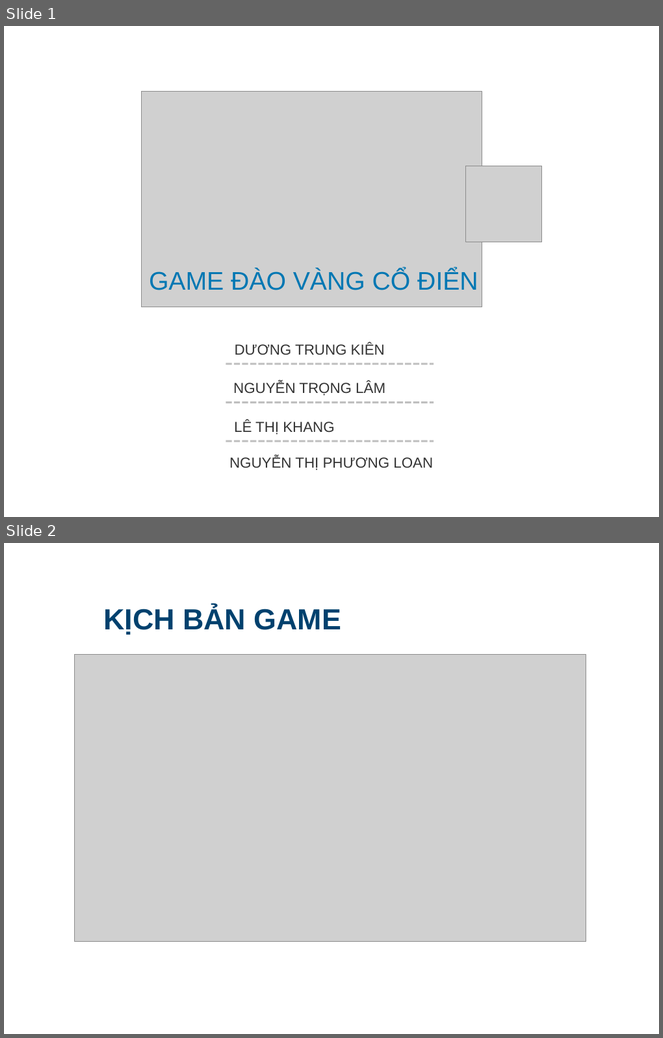
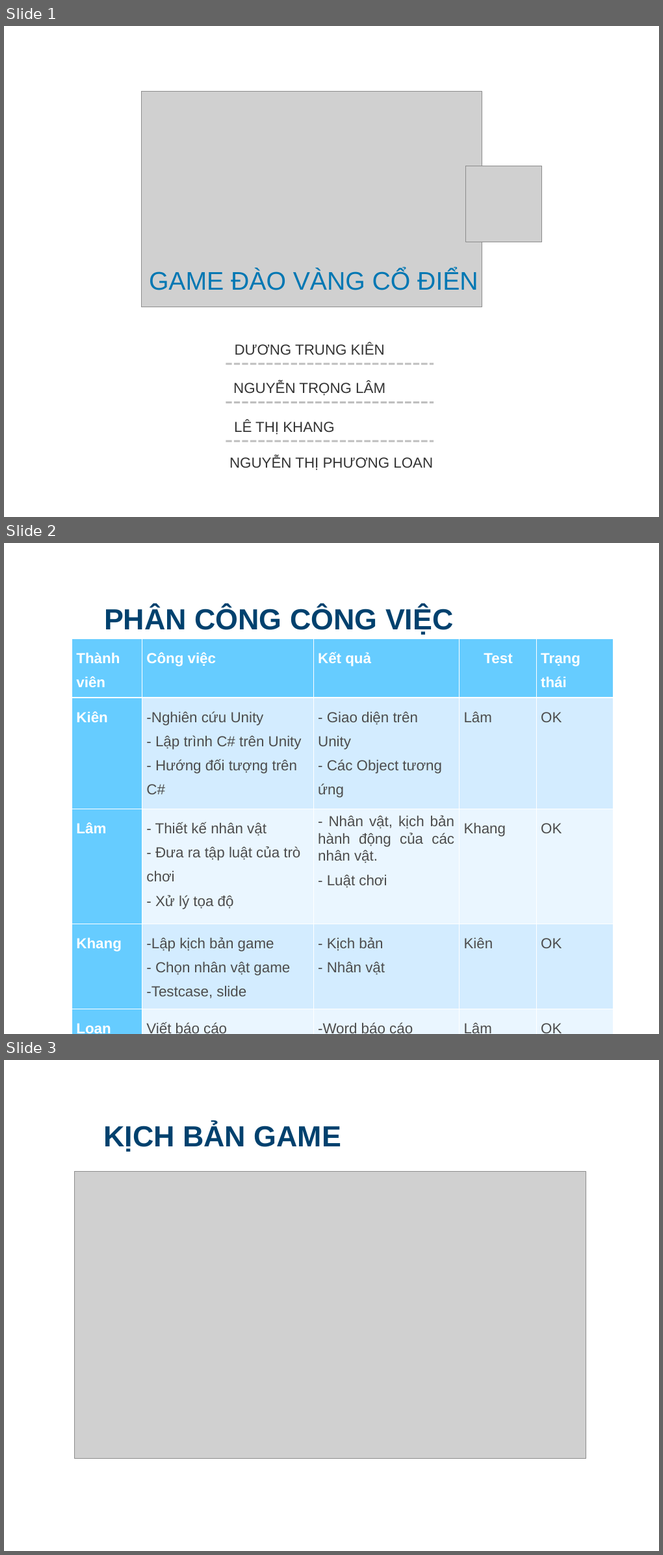
Before and after one commit to gamedaovang/daovang, a slide deck: Slide Báo cáo.ppt. Shown one above the other, each under a label of ours: slides 1 and 2 before the commit, slides 1, 2 and 3 after it. The pictures are 663x1038 and 663x1555 pixels, drawn with LibreOffice and Linux fonts; fonts in the diff are those of the drawing; grey boxes stand for pictures; background and template pictures are left out. Boxes give left, top, right and bottom in pixels: in the first picture for what was removed or moved away, otherwise in the second. Text is boxed around its words. In the diff, an @@ line names an element or a change of style, - is before the commit and + after.

Commit message:
update slide

```diff
--- a/Slide Báo cáo.ppt
+++ b/Slide Báo cáo.ppt
@@ slide 2 added at (4,543,659,1034), background picture (left out) @@
@@ text added at (104,607,454,635), 32 pt, text #00416E, bold @@
+PHÂN CÔNG CÔNG VIỆC
@@ table added at (72,639,614,1034), 5 rows, 5 columns @@
+Thành viên | Công việc | Kết quả | Test | Trạng thái
+Kiên | -Nghiên cứu Unity / - Lập trình C# trên Unity / - Hướng đối tượng trên C# | - Giao diện trên Unity / - Các Object tương ứng | Lâm | OK
+Lâm | - Thiết kế nhân vật / - Đưa ra tập luật của trò chơi / - Xử lý tọa độ | - Nhân vật, kịch bản hành động của các nhân vật. / - Luật chơi | Khang | OK
+Khang | -Lập kịch bản game / - Chọn nhân vật game / -Testcase, slide | - Kịch bản / - Nhân vật | Kiên | OK
+Loan | Viết báo cáo | -Word báo cáo | Lâm | OK
@@ what was slide 2 is now slide 3 @@
```
